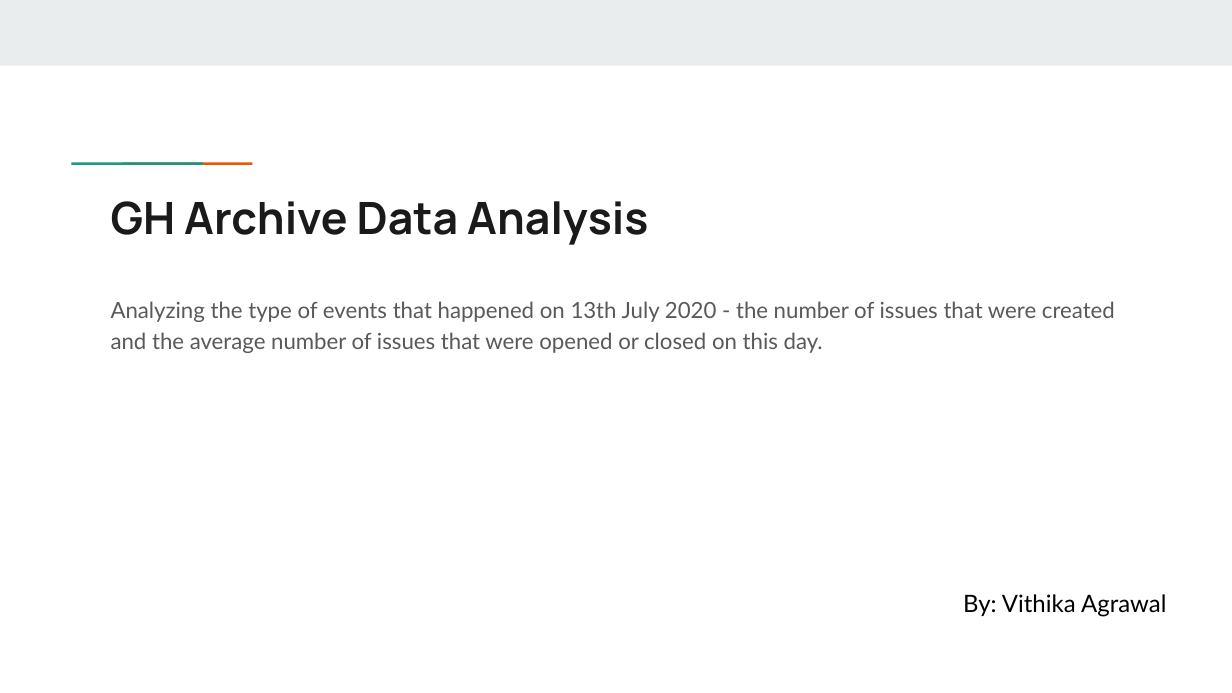
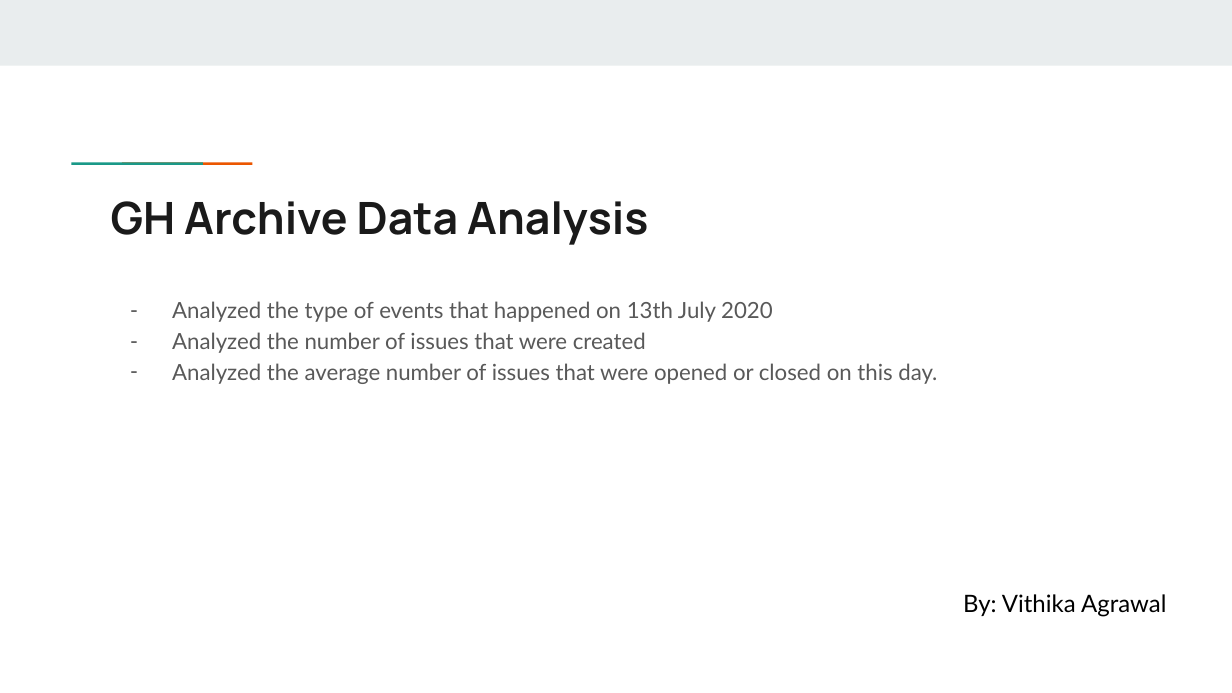
Before and after one commit to vithika-data/GHArchive-data-analysis, a slide deck: slide 1 of GHArchive Data Analysis.pptx. Drawn at 1232x693 pixels with LibreOffice and Linux fonts; fonts in the diff are those of the drawing. Boxes give left, top, right and bottom in pixels: in the first picture for what was removed or moved away, otherwise in the second. Text is boxed around its words. In the diff, an @@ line names an element or a change of style, - is before the commit and + after.

```diff
--- a/GHArchive Data Analysis.pptx
+++ b/GHArchive Data Analysis.pptx
@@ text at (172, 301, 937, 384): text changed @@
-Analyzing the type of events that happened on 13th July 2020 - the number of issues that were created and the average number of issues that were opened or closed on this day.
+– Analyzed the type of events that happened on 13th July 2020
+– Analyzed the number of issues that were created
+– Analyzed the average number of issues that were opened or closed on this day.
```
Also in this commit, not shown: 3 other slides changed.
